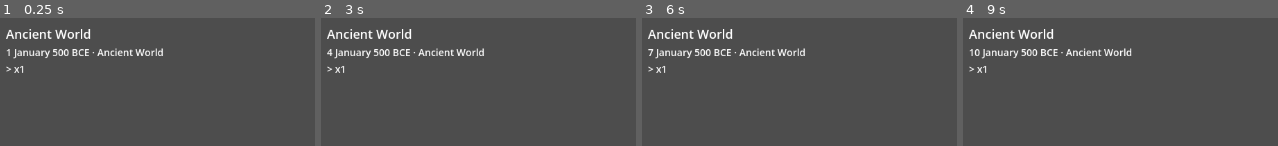
Above: before the commit, frames 1-4 (left to right).
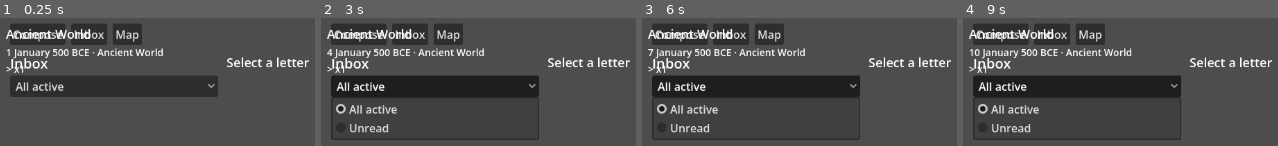
Above: after the commit, the same moments.

Repository: sweetpickle-24/silent-dominion
Game: Godot game, scene res://scenes/main/main.tscn
Same seed, same stepped clock (60 frames per second), same inputs: the game is played once before the commit and once after it.
Inputs (mouse positions are in pixels of both pictures, inside the frame that each line leads up to):
- Up to frame 1 (0.25 s): no input
- Up to frame 2 (3 s): click (358, 34) at 0.5 s, where only the run after the commit has a clickable "Compose"; click (409, 34) at 1.25 s, where only the run after the commit has a clickable "Inbox"; click (447, 34) at 2 s, where only the run after the commit has a clickable "Map"; click (434, 85) at 2.75 s, where only the run after the commit has a clickable "All active"
- Up to frame 3 (6 s): click (679, 34) at 3.5 s, where only the run after the commit has a clickable "Compose"; click (730, 34) at 4.25 s, where only the run after the commit has a clickable "Inbox"; click (768, 34) at 5 s, where only the run after the commit has a clickable "Map"; click (755, 85) at 5.75 s, where only the run after the commit has a clickable "All active"
- Up to frame 4 (9 s): click (1000, 34) at 6.5 s, where only the run after the commit has a clickable "Compose"; click (1051, 34) at 7.25 s, where only the run after the commit has a clickable "Inbox"; click (1089, 34) at 8 s, where only the run after the commit has a clickable "Map"; click (1076, 85) at 8.75 s, where only the run after the commit has a clickable "All active"

The runs differ from the first frame. In frame 1, 17% of the frame differs, in the area x 3-99%, y 4-62%; in frame 2, 20%, in the area x 3-99%, y 4-96%; in frame 3, 20%; in frame 4, 20%.

Commit message:
Phase 1 Substep 11.5: Compose UI + Inbox UI + Table chrome + EventBus queued dispatch
First playable build. After 11.5: open Godot, see the Table with
Compose/Inbox/Map panels, dispatch schemes from UI, watch letters arrive.

EventBus queued dispatch (infrastructure):
- _dispatch_queued appends events to _queued_events array instead of
  firing handlers immediately.
- _drain_queued fires handlers in priority order at end-of-tick,
  called from end_of_tick after synchronous processing.
- Recursive drain: handlers that queue more events trigger another pass.
- 5 GUT tests covering: no-immediate-fire, drain-fires, priority order,
  empty-drain idempotent, end_of_tick integration.

Table chrome (scripts/ui/table.gd):
- Full-screen Control with wood-tone background (#3d2914).
- Three nav tabs: Compose, Inbox, Map. Single content area swaps panels.
- Inbox is the default panel on load.
- Per interface-philosophy.md §7.1: no floating menus, no modals, no
  HUD bars. Table IS the entire UI surface.

Compose panel (scripts/ui/compose_panel.gd):
- Action dropdown (13 ActionDefinitions from 11.3, sorted by tier).
- Target dropdown (places + non-chain characters from registries).
- Cost preview (exposure x public_position multiplier, financial,
  bandwidth, time — labeled as estimate).
- "Seal & Send" button calls Action.dispatch.
- ComposePrefill static class for Inbox→Compose target passing.

Inbox panel (scripts/ui/inbox_panel.gd):
- HSplitContainer: letter list (left) + detail view (right).
- Letters sorted newest-first, unread marked with *.
- Filter dropdown: All active / Unread.
- Detail view: subject, sender, day, body, content_category.
- Action affordance per §7.1a: "Compose action toward this subject"
  navigates to Compose with target prefilled.
- Subscribes to LetterArrivedInInboxEvent for auto-refresh.
- _exit_tree unsubscribes cleanly.

Map placeholder panel (scripts/ui/map_panel.gd):
- Vertical list of places grouped by region.
- Shows name, place_type, runtime population.
- Placeholder until 11.6 ships real cartography.

HUD moved to CanvasLayer (layer 10) so speed/pause widget floats
above the Table. Table is a regular Control under Main.

Logger channels added: compose_ui, inbox_ui, table.

Inbox.apply_state fix: empty dict now clears inbox state instead of
returning early (was causing test_save_load_roundtrip failure).

Tests (179 total, all passing):
- 5 new EventBus queued dispatch tests.
- 11 new from 11.4 (Letter/InboxState/Inbox/Correspondence).
- 163 prior tests unchanged.
- UI tests are manual per D1 §7.1.

No deviations from locked decisions.

Co-Authored-By: Claude Opus 4.6 (1M context) <noreply@anthropic.com>

Diff:
--- a/scenes/main/main.tscn
+++ b/scenes/main/main.tscn
@@ -9,6 +9,7 @@
 [ext_resource type="Script" path="res://scripts/ui/speed_pause_widget.gd" id="7_speed_widget"]
 [ext_resource type="Script" path="res://scripts/mechanics/inbox/inbox.gd" id="8_inbox"]
 [ext_resource type="Script" path="res://scripts/mechanics/letter/correspondence.gd" id="9_correspondence"]
+[ext_resource type="Script" path="res://scripts/ui/table.gd" id="10_table"]
 
 [node name="Main" type="Node"]
 
@@ -35,10 +36,14 @@
 [node name="Letter" type="Node" parent="Mechanics"]
 script = ExtResource("9_correspondence")
 
-[node name="HUD" type="Control" parent="."]
+[node name="Table" type="Control" parent="."]
 anchors_preset = 15
 grow_horizontal = 2
 grow_vertical = 2
+script = ExtResource("10_table")
+
+[node name="HUD" type="CanvasLayer" parent="."]
+layer = 10
 
 [node name="SpeedPauseWidget" type="MarginContainer" parent="HUD"]
 script = ExtResource("7_speed_widget")
--- a/scripts/core/event_bus.gd
+++ b/scripts/core/event_bus.gd
@@ -45,6 +45,9 @@
 var _current_tick_index: int = 0
 var _next_handle_id: int = 0
 
+# Queued events waiting for drain at end-of-tick.
+var _queued_events: Array = []   # Array of EventBase
+
 # Cached autoload reference — avoids static-analysis issues with cross-autoload access.
 var _logger: Node
 
@@ -103,7 +106,7 @@
 		DeliveryModes.SYNCHRONOUS:
 			_dispatch_synchronous(event)
 		DeliveryModes.QUEUED:
-			push_error("EventBus: queued dispatch not yet implemented (Step 2 — synchronous only)")
+			_dispatch_queued(event)
 		DeliveryModes.PER_TICK_BATCHED:
 			push_error("EventBus: per-tick-batched dispatch not yet implemented (Step 2 — synchronous only)")
 		_:
@@ -114,7 +117,8 @@
 	if _logger.enabled_for(LogChannels.EVENT_BUS, _LOG_DEBUG):
 		_logger.debug(LogChannels.EVENT_BUS, "end_of_tick", {"day": day, "tick_index": _current_tick_index})
 	_current_tick_index += 1
-	# TODO: drain queued events per phase ordering (EndOfTickPhases)
+	# Drain queued events accumulated during this tick.
+	_drain_queued()
 	# TODO: process per-tick-batched events
 	# TODO: call resolve_contested_operations(day)
 
@@ -158,6 +162,31 @@
 	_current_tick_index += 1
 
 
+func _dispatch_queued(event: EventBase) -> void:
+	# Stamp timing metadata now; handlers fire later during drain.
+	var tk: Node = get_node_or_null("/root/TimeKeeper")
+	if tk and tk.get("current_day") != null:
+		event.fired_at_day = tk.current_day
+	event.fired_at_tick_index = _current_tick_index
+	_queued_events.append(event)
+
+
+func _drain_queued() -> void:
+	if _queued_events.is_empty():
+		return
+	# Drain loop — handlers may queue more events, so loop until empty.
+	while not _queued_events.is_empty():
+		var batch: Array = _queued_events
+		_queued_events = []
+		for event: EventBase in batch:
+			var event_class: GDScript = event.get_script()
+			var subs: Array = _subscriptions.get(event_class, [])
+			for sub: Subscription in subs:
+				if not _passes_scope_filter(event, sub):
+					continue
+				sub.handler.call(event)
+
+
 func _passes_scope_filter(event: EventBase, sub: Subscription) -> bool:
 	var scoping: StringName = event.get_scoping()
 
--- a/scripts/data/enums/log_channels.gd
+++ b/scripts/data/enums/log_channels.gd
@@ -23,6 +23,9 @@
 
 # UI channels
 const UI: StringName = &"ui"
+const COMPOSE_UI: StringName = &"compose_ui"
+const INBOX_UI: StringName = &"inbox_ui"
+const TABLE: StringName = &"table"
 
 # Meta channels
 const DEBUG: StringName = &"debug"
--- a/scripts/mechanics/inbox/inbox.gd
+++ b/scripts/mechanics/inbox/inbox.gd
@@ -109,9 +109,12 @@
 
 
 func apply_state(state) -> void:
-	if state == null or (state is Dictionary and state.is_empty()):
-		return
-	_inboxes = state.get("inboxes", {}).duplicate(true)
+	if state == null:
+		_inboxes = {}
+	elif state is Dictionary and state.is_empty():
+		_inboxes = {}
+	else:
+		_inboxes = state.get("inboxes", {}).duplicate(true)
 	var player: ImmortalRecord = _immortal_registry.get_player()
 	if player != null and not _inboxes.has(player.id):
 		_ensure_inbox(player.id)
--- /dev/null
+++ b/scripts/ui/compose_panel.gd
@@ -0,0 +1,136 @@
+extends VBoxContainer
+
+var _action_dropdown: OptionButton
+var _target_dropdown: OptionButton
+var _cost_label: Label
+var _seal_button: Button
+
+var _action_defs: Array = []
+var _targets: Array = []
+
+
+func _ready() -> void:
+	var chain: Node = (Engine.get_main_loop() as SceneTree).root.get_node("Main/Mechanics/Chain")
+	var world_reg: Node = (Engine.get_main_loop() as SceneTree).root.get_node("WorldRegistry")
+	var immortal_reg: Node = (Engine.get_main_loop() as SceneTree).root.get_node("ImmortalRegistry")
+
+	var title := Label.new()
+	title.text = "Compose"
+	title.add_theme_font_size_override("font_size", 22)
+	add_child(title)
+
+	# Action dropdown
+	var action_row := HBoxContainer.new()
+	add_child(action_row)
+	var action_label := Label.new()
+	action_label.text = "Action: "
+	action_row.add_child(action_label)
+	_action_dropdown = OptionButton.new()
+	_action_dropdown.size_flags_horizontal = Control.SIZE_EXPAND_FILL
+	action_row.add_child(_action_dropdown)
+
+	# Target dropdown
+	var target_row := HBoxContainer.new()
+	add_child(target_row)
+	var target_label := Label.new()
+	target_label.text = "Target: "
+	target_row.add_child(target_label)
+	_target_dropdown = OptionButton.new()
+	_target_dropdown.size_flags_horizontal = Control.SIZE_EXPAND_FILL
+	target_row.add_child(_target_dropdown)
+
+	# Cost preview
+	_cost_label = Label.new()
+	_cost_label.text = "Cost: ..."
+	add_child(_cost_label)
+
+	# Seal & Send
+	_seal_button = Button.new()
+	_seal_button.text = "Seal & Send"
+	_seal_button.pressed.connect(_on_seal_pressed)
+	add_child(_seal_button)
+
+	# Populate
+	_populate_actions(chain)
+	_populate_targets(world_reg, immortal_reg)
+	_action_dropdown.item_selected.connect(_on_selection_changed)
+	_target_dropdown.item_selected.connect(_on_selection_changed)
+
+	# Apply prefill if set
+	if ComposePrefill.target_ref != &"":
+		_apply_prefill()
+		ComposePrefill.target_ref = &""
+		ComposePrefill.target_kind = &""
+
+	_update_cost_preview()
+
+
+func _populate_actions(chain: Node) -> void:
+	var all_defs: Dictionary = chain.get_all_action_definitions()
+	_action_defs.clear()
+	for key: StringName in all_defs:
+		_action_defs.append(all_defs[key])
+	_action_defs.sort_custom(func(a: ActionDefinition, b: ActionDefinition) -> bool:
+		return a.tier < b.tier or (a.tier == b.tier and a.display_name < b.display_name))
+	for ad: ActionDefinition in _action_defs:
+		_action_dropdown.add_item("[T%d] %s" % [ad.tier, ad.display_name])
+
+
+func _populate_targets(world_reg: Node, immortal_reg: Node) -> void:
+	_targets.clear()
+	for pid: StringName in world_reg.all_place_ids():
+		var p: PlaceRecord = world_reg.get_place(pid)
+		_target_dropdown.add_item("%s (%s)" % [p.name, p.region])
+		_targets.append({"kind": &"place", "ref": pid})
+	for cid: StringName in immortal_reg.all_character_ids():
+		var c: CharacterRecord = immortal_reg.get_character(cid)
+		if c.chain_status != ChainStatusValues.NONE:
+			continue
+		_target_dropdown.add_item("%s - %s" % [c.name, c.profession])
+		_targets.append({"kind": &"character", "ref": cid})
+
+
+func _apply_prefill() -> void:
+	for i in range(_targets.size()):
+		if _targets[i].ref == ComposePrefill.target_ref:
+			_target_dropdown.selected = i
+			break
+
+
+func _on_selection_changed(_idx: int) -> void:
+	_update_cost_preview()
+
+
+func _update_cost_preview() -> void:
+	if _action_defs.is_empty() or _targets.is_empty():
+		_cost_label.text = "Cost: N/A"
+		return
+	var ad: ActionDefinition = _action_defs[_action_dropdown.selected]
+	var immortal_reg: Node = (Engine.get_main_loop() as SceneTree).root.get_node("ImmortalRegistry")
+	var player: ImmortalRecord = immortal_reg.get_player()
+	var mult: float = PublicPositionValues.EXPOSURE_MULTIPLIER.get(
+		player.character.public_position_tier, 1.0)
+	_cost_label.text = "Exposure: ~%.1f | Financial: %d | Bandwidth: %d | Time: ~%d days (estimate)" % [
+		ad.baseline_exposure_cost * mult,
+		ad.baseline_financial_cost,
+		ad.baseline_bandwidth_cost,
+		ad.baseline_time_days,
+	]
+
+
+func _on_seal_pressed() -> void:
+	if _action_defs.is_empty() or _targets.is_empty():
+		return
+	var ad: ActionDefinition = _action_defs[_action_dropdown.selected]
+	var target: Dictionary = _targets[_target_dropdown.selected]
+	var target_ref: StringName = target.ref
+	var target_place_ref: StringName = &""
+	if target.kind == &"place":
+		target_place_ref = target.ref
+	else:
+		var immortal_reg: Node = (Engine.get_main_loop() as SceneTree).root.get_node("ImmortalRegistry")
+		var c: CharacterRecord = immortal_reg.get_character(target.ref)
+		if c:
+			target_place_ref = c.current_place
+	var action_node: Node = (Engine.get_main_loop() as SceneTree).root.get_node("Main/Mechanics/Action")
+	action_node.dispatch(ad.id, target_ref, target_place_ref)
--- /dev/null
+++ b/scripts/ui/compose_prefill.gd
@@ -0,0 +1,8 @@
+class_name ComposePrefill
+extends RefCounted
+
+# Transient state passed between Inbox and Compose panels.
+# Set by Inbox when user clicks "compose action toward referent."
+# Read and cleared by Compose on _ready.
+static var target_ref: StringName = &""
+static var target_kind: StringName = &""  # &"place" or &"character"
--- /dev/null
+++ b/scripts/ui/inbox_panel.gd
@@ -0,0 +1,148 @@
+extends HSplitContainer
+
+var _letter_list: VBoxContainer
+var _filter_dropdown: OptionButton
+var _detail_subject: Label
+var _detail_meta: Label
+var _detail_body: RichTextLabel
+var _detail_actions: VBoxContainer
+var _inbox_node: Node
+var _immortal_registry: Node
+var _event_bus: Node
+var _letter_sub
+
+
+func _ready() -> void:
+	_inbox_node = (Engine.get_main_loop() as SceneTree).root.get_node("Main/Mechanics/Inbox")
+	_immortal_registry = (Engine.get_main_loop() as SceneTree).root.get_node("ImmortalRegistry")
+	_event_bus = (Engine.get_main_loop() as SceneTree).root.get_node("EventBus")
+
+	# Left: letter list
+	var left := VBoxContainer.new()
+	left.size_flags_horizontal = Control.SIZE_EXPAND_FILL
+	left.custom_minimum_size.x = 300
+	add_child(left)
+
+	var list_title := Label.new()
+	list_title.text = "Inbox"
+	list_title.add_theme_font_size_override("font_size", 20)
+	left.add_child(list_title)
+
+	_filter_dropdown = OptionButton.new()
+	_filter_dropdown.add_item("All active")
+	_filter_dropdown.add_item("Unread")
+	_filter_dropdown.item_selected.connect(func(_i): _refresh_list())
+	left.add_child(_filter_dropdown)
+
+	var scroll := ScrollContainer.new()
+	scroll.size_flags_vertical = Control.SIZE_EXPAND_FILL
+	left.add_child(scroll)
+	_letter_list = VBoxContainer.new()
+	_letter_list.size_flags_horizontal = Control.SIZE_EXPAND_FILL
+	scroll.add_child(_letter_list)
+
+	# Right: detail view
+	var right := VBoxContainer.new()
+	right.size_flags_horizontal = Control.SIZE_EXPAND_FILL
+	add_child(right)
+
+	_detail_subject = Label.new()
+	_detail_subject.text = "Select a letter"
+	_detail_subject.add_theme_font_size_override("font_size", 18)
+	right.add_child(_detail_subject)
+
+	_detail_meta = Label.new()
+	_detail_meta.text = ""
+	right.add_child(_detail_meta)
+
+	_detail_body = RichTextLabel.new()
+	_detail_body.size_flags_vertical = Control.SIZE_EXPAND_FILL
+	_detail_body.bbcode_enabled = false
+	_detail_body.selection_enabled = true
+	right.add_child(_detail_body)
+
+	_detail_actions = VBoxContainer.new()
+	right.add_child(_detail_actions)
+
+	# Subscribe to letter arrivals for auto-refresh
+	_letter_sub = _event_bus.subscribe(
+		preload("res://scripts/data/events/letter_arrived_in_inbox_event.gd"),
+		Callable(self, "_on_letter_arrived"),
+		100, &"", EndOfTickPhases.UI,
+	)
+
+	_refresh_list()
+
+
+func _exit_tree() -> void:
+	if _letter_sub != null and _event_bus != null:
+		_event_bus.unsubscribe(_letter_sub)
+
+
+func _on_letter_arrived(_event) -> void:
+	_refresh_list()
+
+
+func _refresh_list() -> void:
+	for child in _letter_list.get_children():
+		child.queue_free()
+	var letters: Array = _get_filtered_letters()
+	letters.sort_custom(func(a: Letter, b: Letter) -> bool: return a.day_received > b.day_received)
+	for letter: Letter in letters:
+		var btn := Button.new()
+		var prefix: String = "* " if not letter.is_read else "  "
+		btn.text = "%s[Day %d] %s" % [prefix, letter.day_received, letter.subject]
+		btn.alignment = HORIZONTAL_ALIGNMENT_LEFT
+		btn.pressed.connect(_on_letter_selected.bind(letter))
+		_letter_list.add_child(btn)
+
+
+func _get_filtered_letters() -> Array:
+	var player: ImmortalRecord = _immortal_registry.get_player()
+	if player == null:
+		return []
+	var active: Array = _inbox_node.get_active_letters(player.id)
+	if _filter_dropdown.selected == 1:
+		var unread: Array = []
+		for l: Letter in active:
+			if not l.is_read:
+				unread.append(l)
+		return unread
+	return active
+
+
+func _on_letter_selected(letter: Letter) -> void:
+	if not letter.is_read:
+		_inbox_node.mark_read(letter.id)
+		_refresh_list()
+	_detail_subject.text = letter.subject
+	var sender_name: String = _resolve_sender(letter)
+	_detail_meta.text = "From: %s | Day %d | %s" % [sender_name, letter.day_received, letter.content_category]
+	_detail_body.text = letter.body
+	# Action affordance
+	for child in _detail_actions.get_children():
+		child.queue_free()
+	if letter.action_ref != &"":
+		var btn := Button.new()
+		btn.text = "Compose action toward this subject"
+		btn.pressed.connect(_navigate_compose.bind(letter))
+		_detail_actions.add_child(btn)
+
+
+func _navigate_compose(letter: Letter) -> void:
+	# Try to find the target from the letter's action_ref
+	var target: StringName = letter.action_ref
+	if target != &"":
+		ComposePrefill.target_ref = target
+		ComposePrefill.target_kind = &"place"
+	# Navigate to Compose via parent Table
+	var table: Node = get_tree().root.find_child("Table", true, false)
+	if table and table.has_method("_show_compose"):
+		table._show_compose()
+
+
+func _resolve_sender(letter: Letter) -> String:
+	if letter.sender_kind == &"system":
+		return "System"
+	var c: CharacterRecord = _immortal_registry.get_character_record_any(letter.sender_ref)
+	return c.name if c else str(letter.sender_ref)
--- /dev/null
+++ b/scripts/ui/map_panel.gd
@@ -0,0 +1,43 @@
+extends VBoxContainer
+
+
+func _ready() -> void:
+	var world_reg: Node = (Engine.get_main_loop() as SceneTree).root.get_node("WorldRegistry")
+	var place_mech: Node = (Engine.get_main_loop() as SceneTree).root.get_node_or_null("Main/Mechanics/Place")
+
+	var title := Label.new()
+	title.text = "Map (placeholder — substep 11.6 ships real cartography)"
+	title.add_theme_font_size_override("font_size", 20)
+	add_child(title)
+
+	var scroll := ScrollContainer.new()
+	scroll.size_flags_vertical = Control.SIZE_EXPAND_FILL
+	add_child(scroll)
+
+	var list := VBoxContainer.new()
+	list.size_flags_horizontal = Control.SIZE_EXPAND_FILL
+	scroll.add_child(list)
+
+	var places: Array = []
+	for pid: StringName in world_reg.all_place_ids():
+		places.append(world_reg.get_place(pid))
+	places.sort_custom(func(a: PlaceRecord, b: PlaceRecord) -> bool:
+		return a.region < b.region or (a.region == b.region and a.name < b.name))
+
+	var current_region: StringName = &""
+	for place: PlaceRecord in places:
+		if place.region != current_region:
+			current_region = place.region
+			var region_header := Label.new()
+			region_header.text = "--- %s ---" % current_region
+			region_header.add_theme_font_size_override("font_size", 16)
+			list.add_child(region_header)
+		# Get runtime population if Place mechanic is available
+		var pop: int = place.population
+		if place_mech and place_mech.has_method("get_place_state"):
+			var runtime: PlaceRecord = place_mech.get_place_state(place.id)
+			if runtime:
+				pop = runtime.population
+		var card := Label.new()
+		card.text = "  %s  |  %s  |  pop: %d" % [place.name, place.place_type, pop]
+		list.add_child(card)
--- /dev/null
+++ b/scripts/ui/table.gd
@@ -0,0 +1,90 @@
+extends Control
+
+var _content_area: MarginContainer
+var _current_panel: Node = null
+var _compose_button: Button
+var _inbox_button: Button
+var _map_button: Button
+
+
+func _ready() -> void:
+	# Build the Table UI programmatically.
+	var bg := ColorRect.new()
+	bg.color = Color("#3d2914")
+	bg.set_anchors_preset(Control.PRESET_FULL_RECT)
+	add_child(bg)
+
+	var margin := MarginContainer.new()
+	margin.set_anchors_preset(Control.PRESET_FULL_RECT)
+	margin.add_theme_constant_override("margin_left", 16)
+	margin.add_theme_constant_override("margin_right", 16)
+	margin.add_theme_constant_override("margin_top", 8)
+	margin.add_theme_constant_override("margin_bottom", 8)
+	add_child(margin)
+
+	var vbox := VBoxContainer.new()
+	margin.add_child(vbox)
+
+	# Nav tabs
+	var nav := HBoxContainer.new()
+	nav.add_theme_constant_override("separation", 8)
+	vbox.add_child(nav)
+
+	_compose_button = Button.new()
+	_compose_button.text = "Compose"
+	_compose_button.pressed.connect(_show_compose)
+	nav.add_child(_compose_button)
+
+	_inbox_button = Button.new()
+	_inbox_button.text = "Inbox"
+	_inbox_button.pressed.connect(_show_inbox)
+	nav.add_child(_inbox_button)
+
+	_map_button = Button.new()
+	_map_button.text = "Map"
+	_map_button.pressed.connect(_show_map)
+	nav.add_child(_map_button)
+
+	# Content area
+	_content_area = MarginContainer.new()
+	_content_area.size_flags_vertical = Control.SIZE_EXPAND_FILL
+	_content_area.add_theme_constant_override("margin_top", 8)
+	vbox.add_child(_content_area)
+
+	_show_inbox()
+
+
+func _show_compose() -> void:
+	_swap_panel(_build_compose_panel())
+
+
+func _show_inbox() -> void:
+	_swap_panel(_build_inbox_panel())
+
+
+func _show_map() -> void:
+	_swap_panel(_build_map_panel())
+
+
+func _swap_panel(new_panel: Control) -> void:
+	if _current_panel != null:
+		_current_panel.queue_free()
+	_current_panel = new_panel
+	_content_area.add_child(new_panel)
+
+
+# --- Panel builders ---
+
+func _build_compose_panel() -> Control:
+	var panel := preload("res://scripts/ui/compose_panel.gd").new()
+	return panel
+
+
+func _build_inbox_panel() -> Control:
+	var panel := preload("res://scripts/ui/inbox_panel.gd").new()
+	return panel
+
+
+func _build_map_panel() -> Control:
+	var panel := preload("res://scripts/ui/map_panel.gd").new()
+	return panel
--- /dev/null
+++ b/tests/unit/core/test_event_bus_queued.gd
@@ -0,0 +1,82 @@
+extends GutTest
+
+# Test event class that uses queued delivery.
+class QueuedTestEvent:
+	extends EventBase
+	var payload: String = ""
+	func get_delivery_mode() -> StringName:
+		return &"queued"
+	func get_scoping() -> StringName:
+		return &"world_shared"
+
+var _received: Array = []
+var _sub
+
+
+func before_each():
+	_received.clear()
+	var eb: Node = get_node("/root/EventBus")
+	_sub = eb.subscribe(
+		QueuedTestEvent,
+		func(e): _received.append(e.payload), 100)
+
+
+func after_each():
+	var eb: Node = get_node("/root/EventBus")
+	if _sub:
+		eb.unsubscribe(_sub)
+		_sub = null
+	# Clear any leftover queued events
+	eb._queued_events.clear()
+
+
+func test_queued_does_not_fire_immediately():
+	var eb: Node = get_node("/root/EventBus")
+	var event := QueuedTestEvent.new()
+	event.payload = "hello"
+	eb.dispatch(event)
+	assert_eq(_received.size(), 0, "Queued event should NOT fire on dispatch")
+
+
+func test_drain_fires_queued():
+	var eb: Node = get_node("/root/EventBus")
+	var event := QueuedTestEvent.new()
+	event.payload = "world"
+	eb.dispatch(event)
+	assert_eq(_received.size(), 0)
+	eb._drain_queued()
+	assert_eq(_received.size(), 1)
+	assert_eq(_received[0], "world")
+
+
+func test_drain_fires_in_priority_order():
+	var eb: Node = get_node("/root/EventBus")
+	var received_order: Array = []
+	var sub_low = eb.subscribe(QueuedTestEvent, func(e): received_order.append("low"), 10)
+	var sub_high = eb.subscribe(QueuedTestEvent, func(e): received_order.append("high"), 200)
+	var event := QueuedTestEvent.new()
+	eb.dispatch(event)
+	eb._drain_queued()
+	# Priority 10 fires before 100 fires before 200
+	assert_eq(received_order[0], "low")
+	assert_eq(received_order[-1], "high")
+	eb.unsubscribe(sub_low)
+	eb.unsubscribe(sub_high)
+
+
+func test_empty_drain_is_idempotent():
+	var eb: Node = get_node("/root/EventBus")
+	eb._drain_queued()
+	assert_eq(_received.size(), 0, "Empty drain should do nothing")
+	eb._drain_queued()
+	assert_eq(_received.size(), 0)
+
+
+func test_end_of_tick_drains_queue():
+	var eb: Node = get_node("/root/EventBus")
+	var event := QueuedTestEvent.new()
+	event.payload = "tick_drain"
+	eb.dispatch(event)
+	eb.end_of_tick(1)
+	assert_eq(_received.size(), 1)
+	assert_eq(_received[0], "tick_drain")
Not shown: 1 places in scenes/main/main.tscn that only renumber resources
